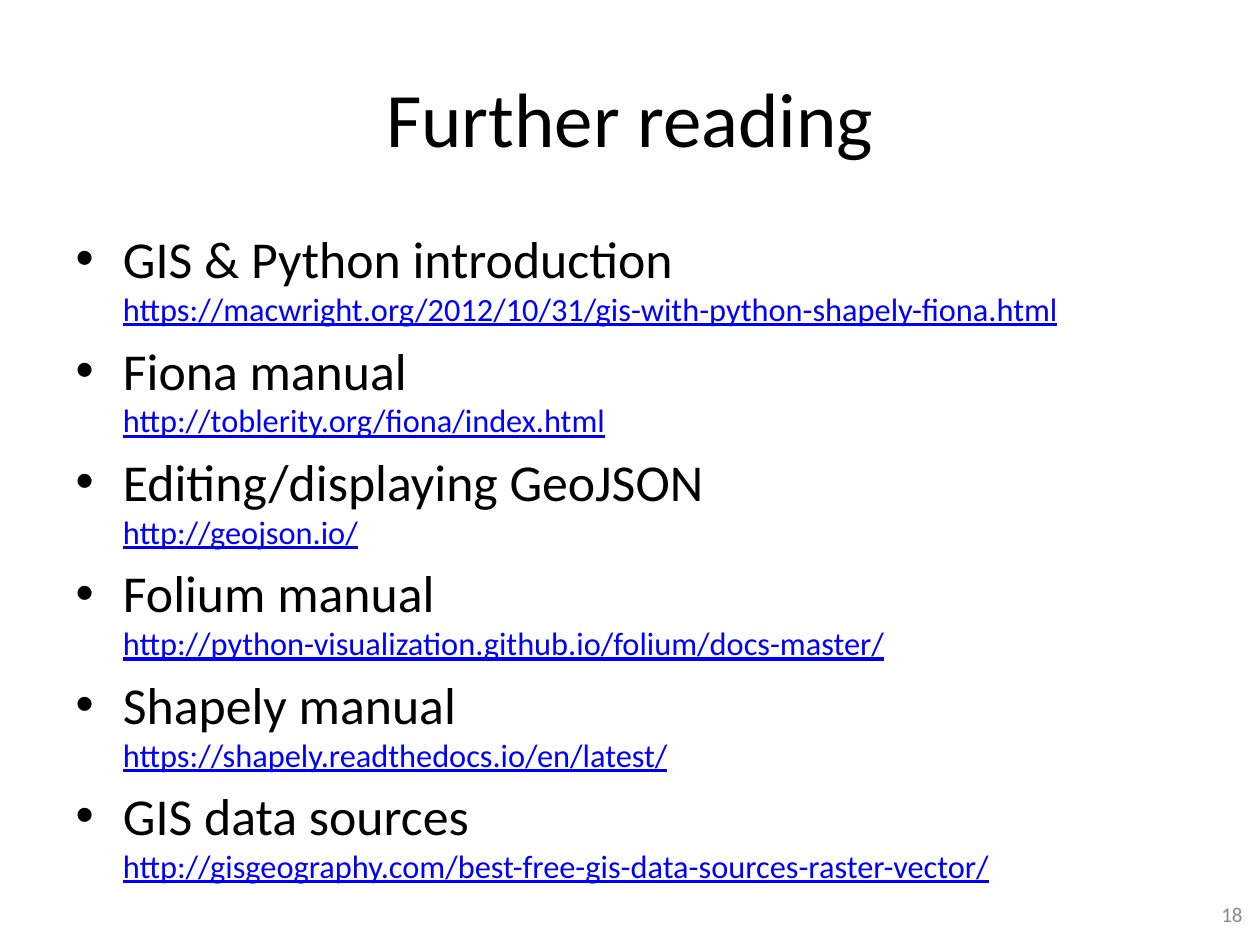
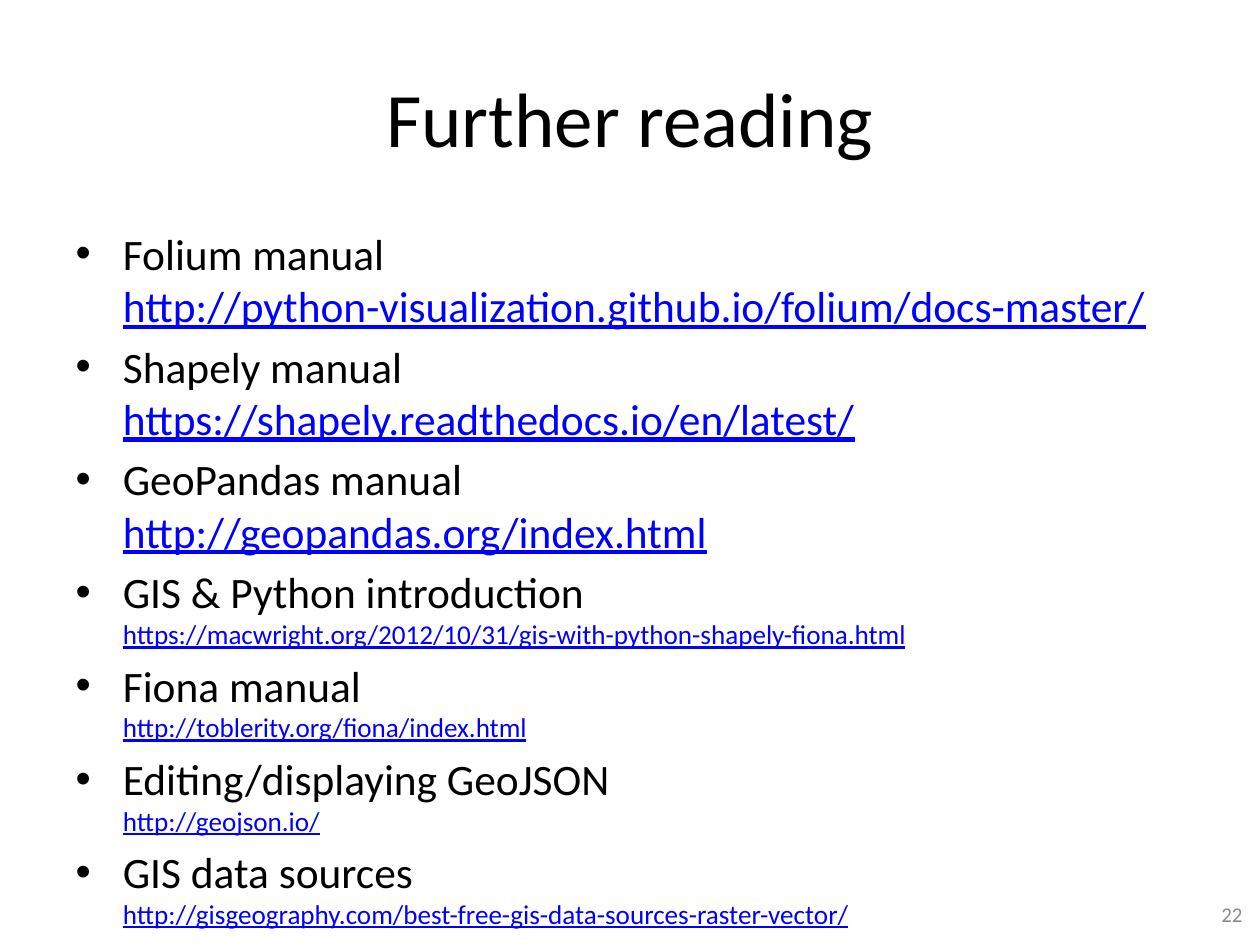
Before and after one commit to gjbex/training-material, a slide deck: slide 22 of Python/python_gis.pptx (slide 18 before the commit). Drawn at 1260x945 pixels with LibreOffice and Linux fonts; fonts in the diff are those of the drawing. Boxes give left, top, right and bottom in pixels: in the first picture for what was removed or moved away, otherwise in the second. Text is boxed around its words. In the diff, an @@ line names an element or a change of style, - is before the commit and + after.

Commit message:
Add GeoPandas slides; add geo-transform formulas for GeoTIFF

```diff
--- a/Python/python_gis.pptx
+++ b/Python/python_gis.pptx
@@ text at bbox=[123, 240, 1144, 556]: paragraphs added @@
+• Folium manual
+  http://python-visualization.github.io/folium/docs-master/
+• Shapely manual
+  https://shapely.readthedocs.io/en/latest/
+• GeoPandas manual
+  http://geopandas.org/index.html
@@ text at bbox=[123, 576, 884, 773]: paragraphs removed @@
-• Folium manual
-  http://python-visualization.github.io/folium/docs-master/
-• Shapely manual
-  https://shapely.readthedocs.io/en/latest/
@@ text at bbox=[123, 578, 906, 929]: size 29.6 to 24.8 pt in "GIS & Python introduction", "Fiona manual", "Editing/displaying GeoJSON", "GIS data sources"; size 18.5 to 15.5 pt in "https://macwright.org/2012/10/31/gis-with-python-shapely-fio ...", "http://toblerity.org/fiona/index.html", "http://geojson.io/", "http://gisgeography.com/best-free-gis-data-sources-raster-ve ..." @@
@@ page number at bbox=[1221, 908, 1242, 922]: text changed @@
-18
+22
```
Also in this commit, not shown: 4 slides added.
